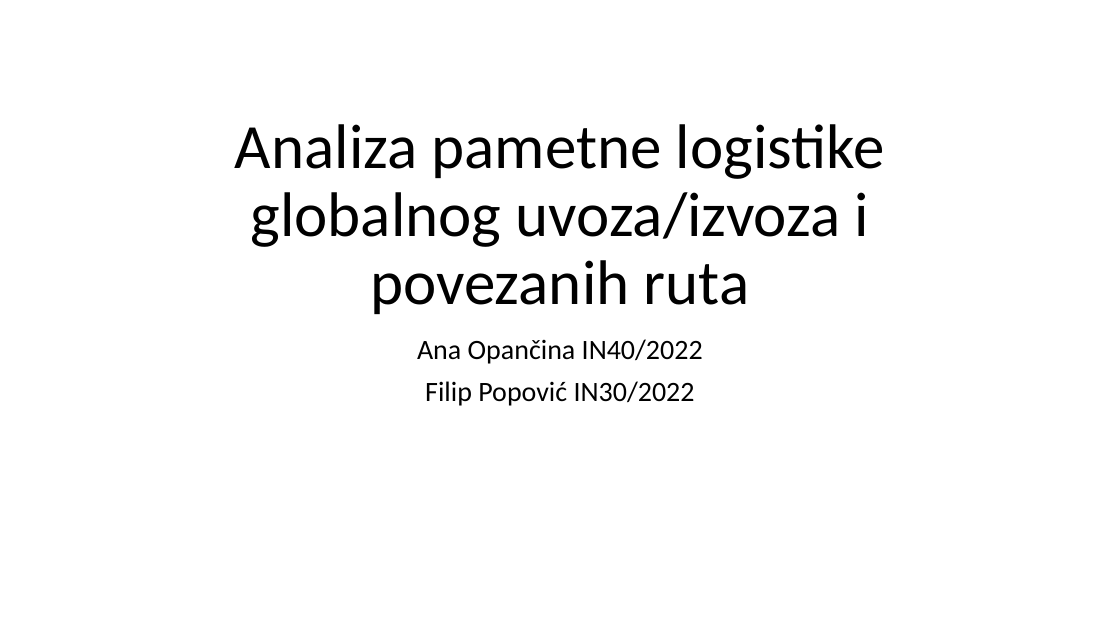
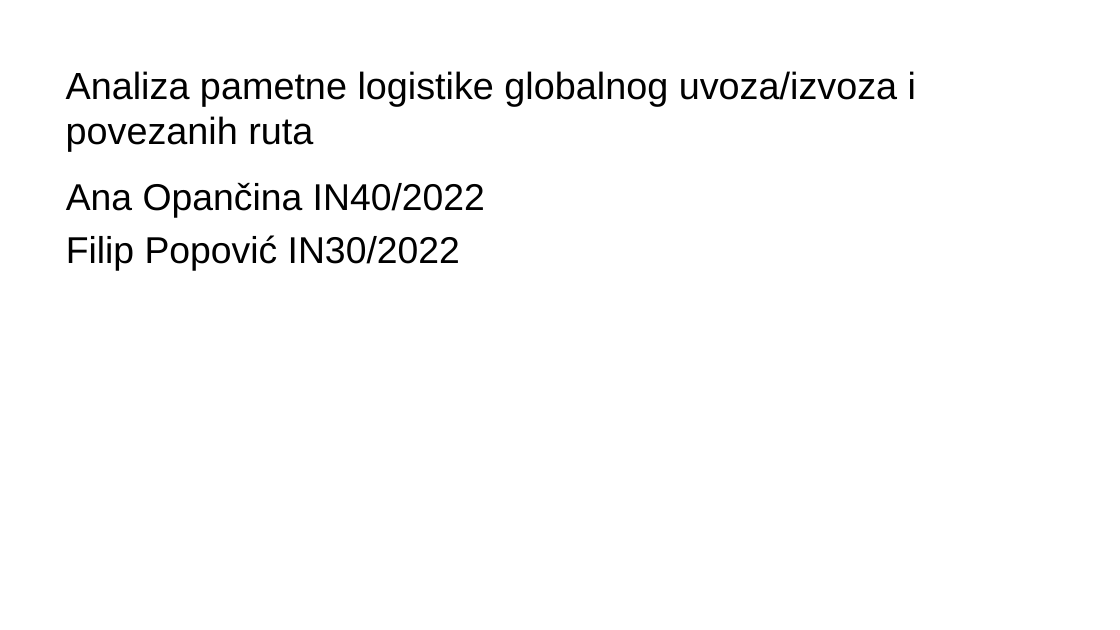
Before and after one commit to annaopi/sbp-projekat, a slide deck: slide 1 of Analiza pametne logistike globalnog uvoza (1).pptx. Drawn at 1120x630 pixels with LibreOffice and Linux fonts; fonts in the diff are those of the drawing; background and template pictures are left out. Boxes give left, top, right and bottom in pixels: in the first picture for what was removed or moved away, otherwise in the second. Text is boxed around its words. In the diff, an @@ line names an element or a change of style, - is before the commit and + after.

```diff
--- a/Analiza pametne logistike globalnog uvoza (1).pptx
+++ b/Analiza pametne logistike globalnog uvoza (1).pptx
@@ title "Analiza pametne logistike globalnog uvoza/izvoza ...": place and size @@
-title "Analiza pametne logistike globalnog uvoza/izvoza ..." at [235,124,885,314]
+title "Analiza pametne logistike globalnog uvoza/izvoza ..." at [66,71,916,151]
@@ title "Analiza pametne logistike globalnog uvoza/izvoza ..." at [66,71,916,151]: size 54 to 32.4 pt, font Calibri to Arial; alignment centre to left; line spacing 0.9 to 1; vertical alignment bottom to middle @@
@@ subtitle "Ana Opančina IN40/2022": place and size @@
-subtitle "Ana Opančina IN40/2022" at [417,339,703,406]
+subtitle "Ana Opančina IN40/2022" at [66,182,485,270]
@@ subtitle "Ana Opančina IN40/2022" at [66,182,485,270]: size 24 to 32 pt, font Calibri to Arial; alignment centre to left; line spacing 0.9 to 1; less space between paragraphs @@
```
Also in this commit, not shown: 7 other slides changed, 1 slide added.
